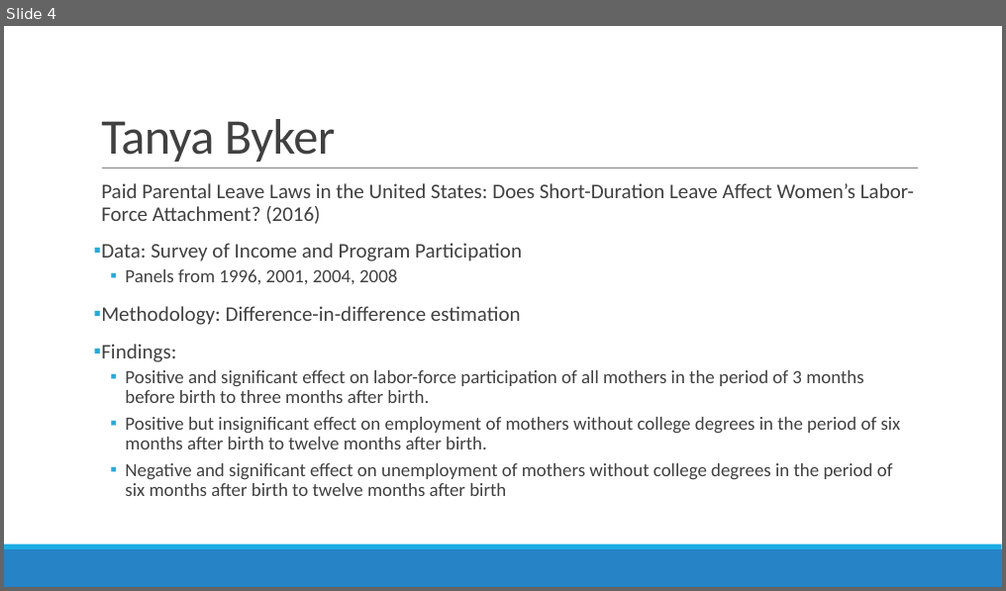
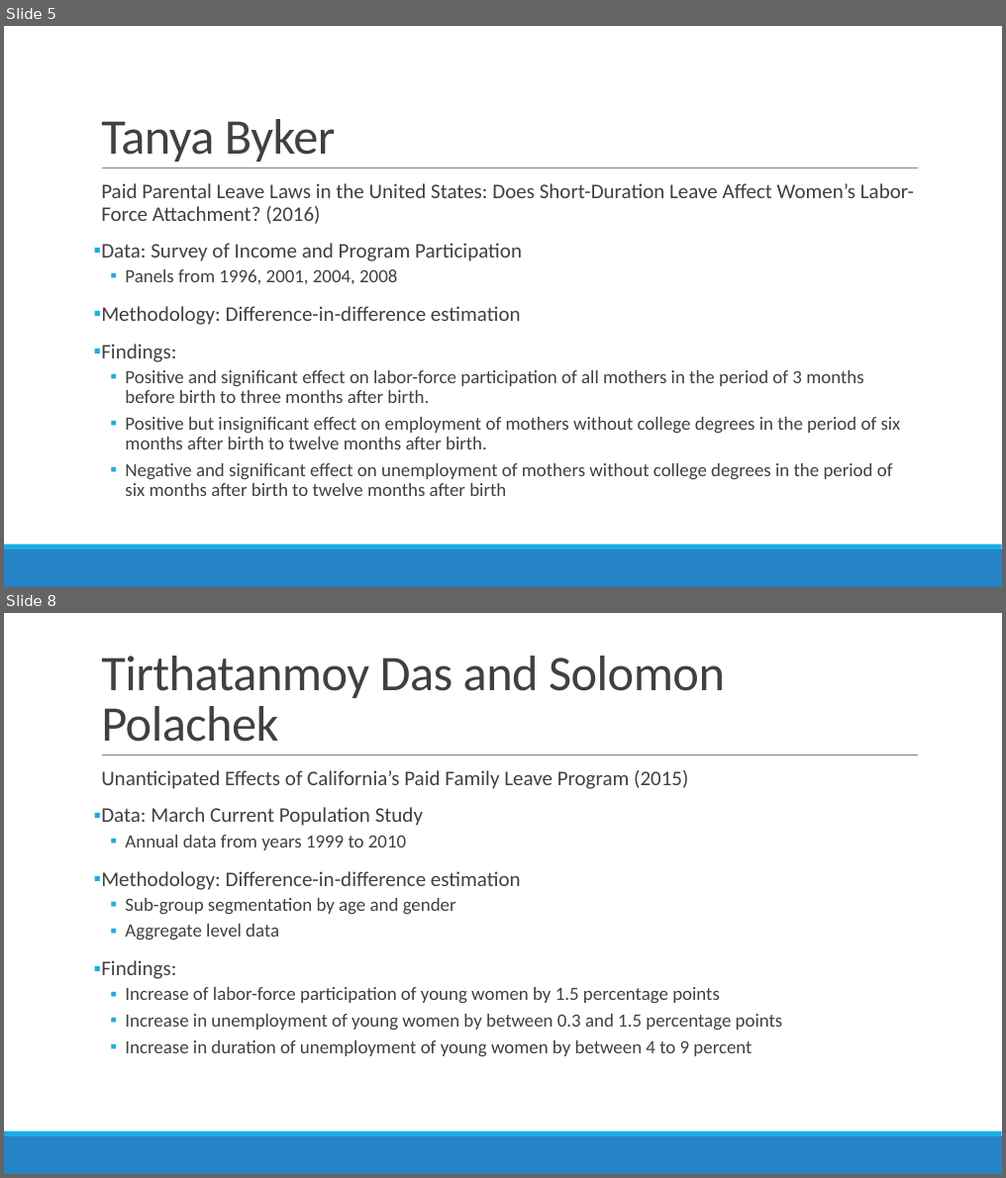
Before and after one commit to alexgoldsmith/Thesis, a slide deck: Thesis.pptx. Shown one above the other, each under a label of ours: slide 4 before the commit, slides 5 and 8 after it; the slides between them are not shown. The pictures are 1006x591 and 1006x1178 pixels, drawn with LibreOffice and Linux fonts; fonts in the diff are those of the drawing. Boxes give left, top, right and bottom in pixels: in the first picture for what was removed or moved away, otherwise in the second. Text is boxed around its words. In the diff, an @@ line names an element or a change of style, - is before the commit and + after.

```diff
--- a/Thesis.pptx
+++ b/Thesis.pptx
@@ slide 8 added at [4, 613, 1002, 1174], background #FFFFFF; not listed: 3 template elements that a slide beside it also shows @@
@@ title added at [101, 656, 725, 742], 48 pt, text #404040 @@
+Tirthatanmoy Das and Solomon Polachek
@@ text added at [101, 770, 783, 1057], 18 pt, text #404040 @@
+  Unanticipated Effects of California’s Paid Family Leave Program (2015)
+▪ Data: March Current Population Study
+  ▪ Annual data from years 1999 to 2010
+▪ Methodology: Difference-in-difference estimation
+  ▪ Sub-group segmentation by age and gender
+  ▪ Aggregate level data
+▪ Findings:
+  ▪ Increase of labor-force participation of young women by 1.5 percentage points
+  ▪ Increase in unemployment of young women by between 0.3 and 1.5 percentage points
+  ▪ Increase in duration of unemployment of young women by between 4 to 9 percent
@@ what was slide 4 is now slide 5 @@
```
Also in this commit, not shown: 2 slides changed, 1 other slide added, 1 other file.
